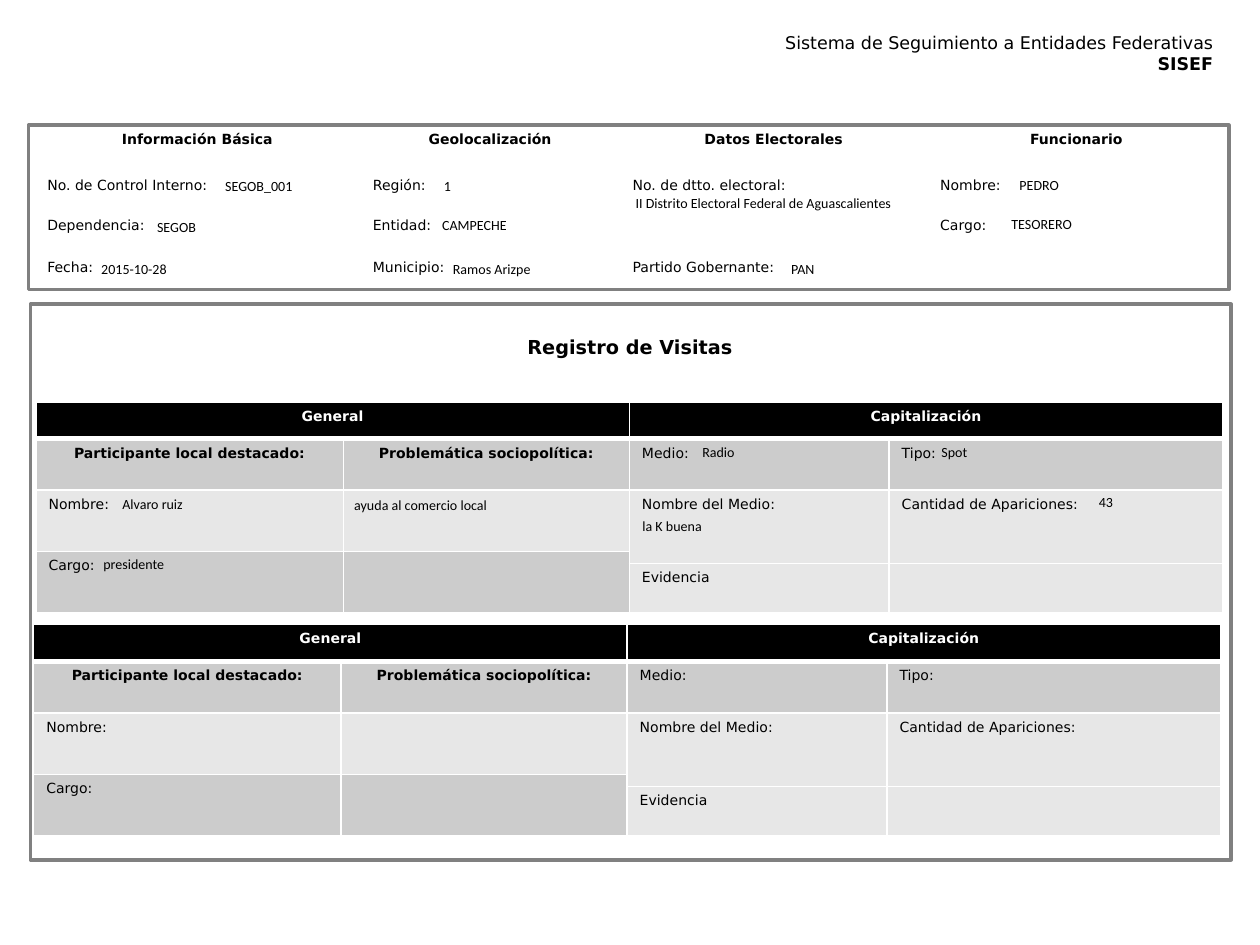
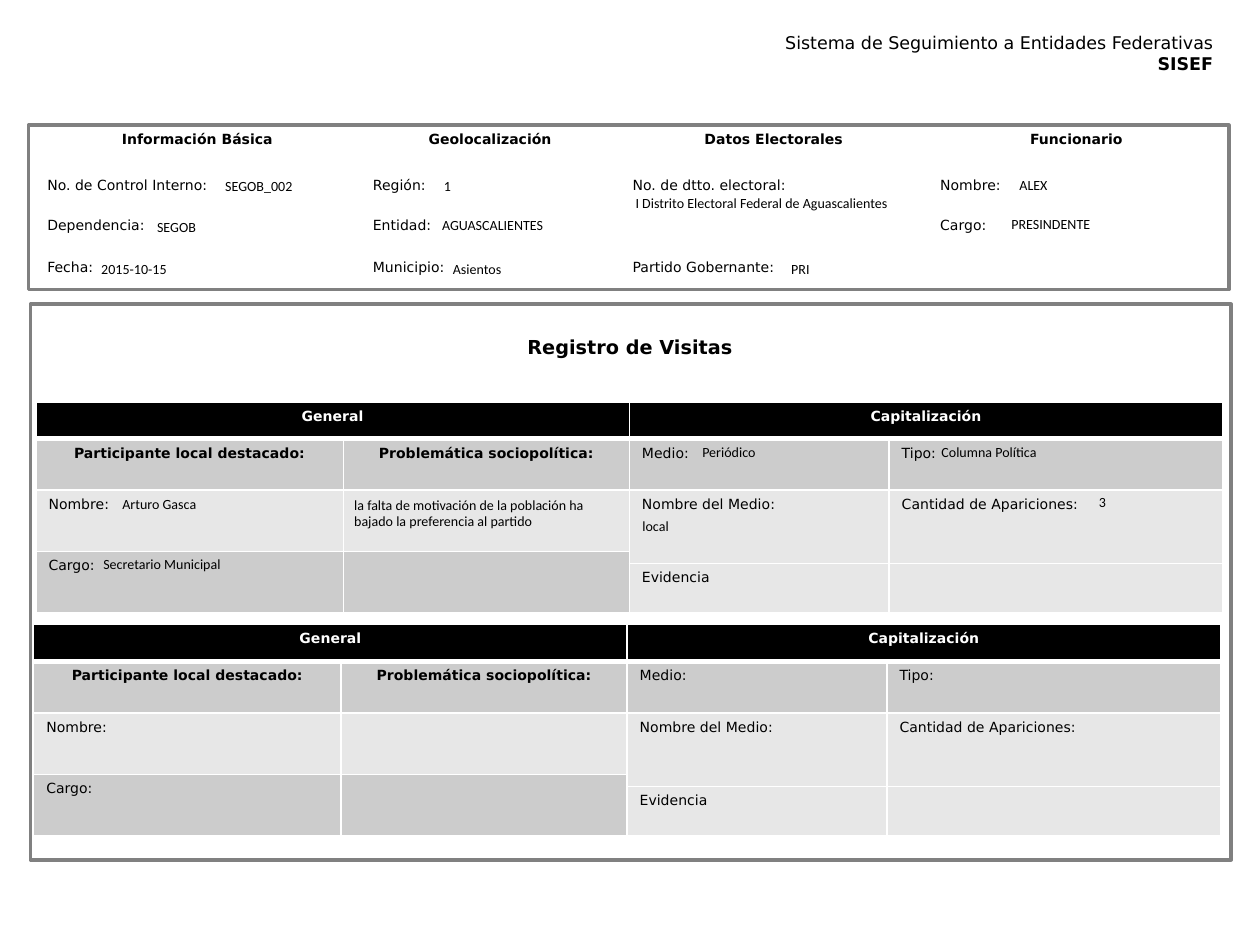
Before and after one commit to fpedro23/visitas, a slide deck: slide 1 of visitas_stg/static/ppt/ppt-generados/FichaTecnicaObras_1.pptx. Drawn at 1260x945 pixels with LibreOffice and Linux fonts; fonts in the diff are those of the drawing; background and template pictures are left out. Boxes give left, top, right and bottom in pixels: in the first picture for what was removed or moved away, otherwise in the second. Text is boxed around its words. In the diff, an @@ line names an element or a change of style, - is before the commit and + after.

```diff
--- a/visitas_stg/static/ppt/ppt-generados/FichaTecnicaObras_1.pptx
+++ b/visitas_stg/static/ppt/ppt-generados/FichaTecnicaObras_1.pptx
@@ text at [225, 182, 292, 193]: text changed @@
-SEGOB_001
+SEGOB_002
@@ text at [636, 198, 887, 211]: text changed @@
-II Distrito Electoral Federal de Aguascalientes
+I Distrito Electoral Federal de Aguascalientes
@@ text at [1019, 181, 1047, 190]: text changed @@
-PEDRO
+ALEX
@@ text at [442, 221, 543, 230]: text changed @@
-CAMPECHE
+AGUASCALIENTES
@@ text at [1011, 220, 1090, 229]: text changed @@
-TESORERO
+PRESINDENTE
@@ text at [101, 265, 166, 274]: text changed @@
-2015-10-28
+2015-10-15
@@ text at [453, 264, 501, 274]: text changed @@
-Ramos Arizpe
+Asientos
@@ text at [791, 265, 809, 274]: text changed @@
-PAN
+PRI
@@ text at [702, 447, 755, 457]: text changed @@
-Radio
+Periódico
@@ text at [941, 447, 1036, 457]: text changed @@
-Spot
+Columna Política
@@ text at [122, 500, 197, 509]: text changed @@
-Alvaro ruiz
+Arturo Gasca
@@ text at [354, 500, 583, 529]: text changed @@
-ayuda al comercio local
+la falta de motivación de la población ha bajado la preferencia al partido
@@ text at [1099, 498, 1106, 507]: text changed @@
-43
+3
@@ text at [642, 521, 668, 531]: text changed @@
-la K buena
+local
@@ text at [103, 559, 220, 572]: text changed @@
-presidente
+Secretario Municipal
```
Also in this commit, not shown: 14 other files.
